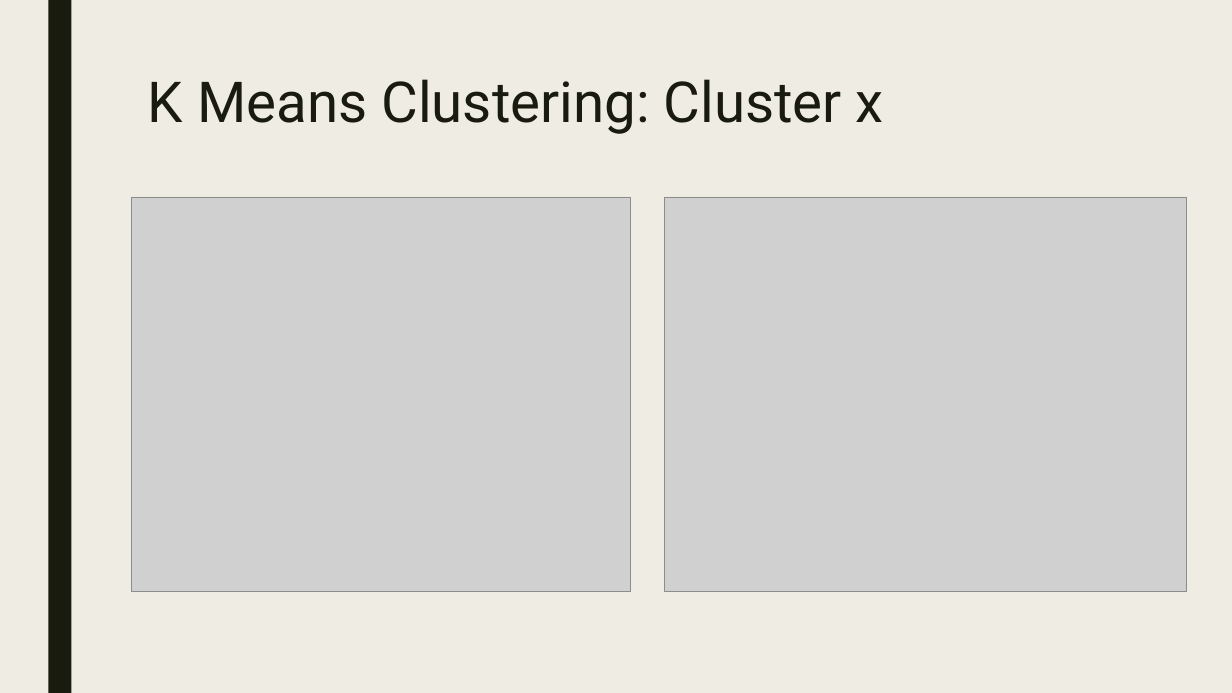
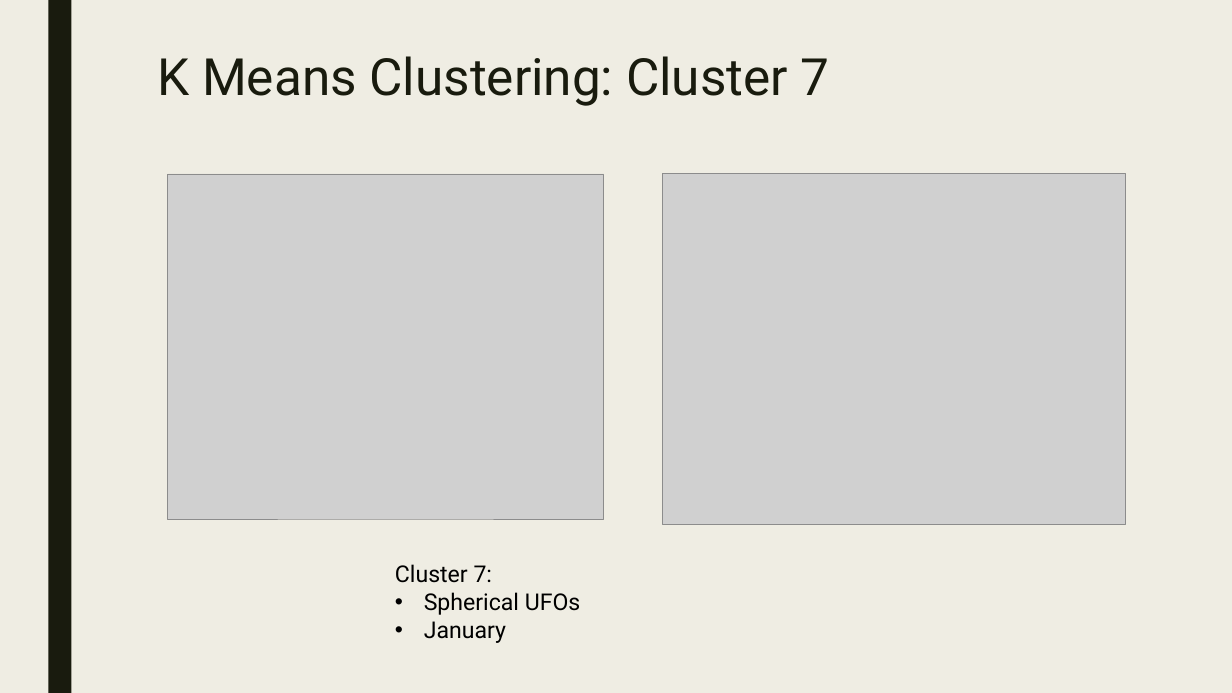
Before and after one commit to Preetikasri/UFO-Sightings-Analysis, a slide deck: slide 16 of ufo_presentation_v3.pptx. Drawn at 1232x693 pixels with LibreOffice and Linux fonts; fonts in the diff are those of the drawing; grey boxes stand for pictures. Boxes give left, top, right and bottom in pixels: in the first picture for what was removed or moved away, otherwise in the second. Text is boxed around its words. In the diff, an @@ line names an element or a change of style, - is before the commit and + after.

```diff
--- a/ufo_presentation_v3.pptx
+++ b/ufo_presentation_v3.pptx
@@ text at (x1=157, y1=56, x2=830, y2=106): text changed; size 44 to 40 pt @@
-K Means Clustering: Cluster x
+K Means Clustering: Cluster 7
@@ picture resized from (x1=132, y1=197, x2=631, y2=592) to (x1=168, y1=174, x2=604, y2=518) @@
@@ picture resized from (x1=665, y1=197, x2=1187, y2=592) to (x1=663, y1=174, x2=1127, y2=524) @@
@@ text added at (x1=395, y1=564, x2=581, y2=643), 18 pt, text #000000 @@
+Cluster 7:
+• Spherical UFOs
+• January
```
Also in this commit, not shown: 3 other slides changed, 1 slide added, 1 slide removed.
